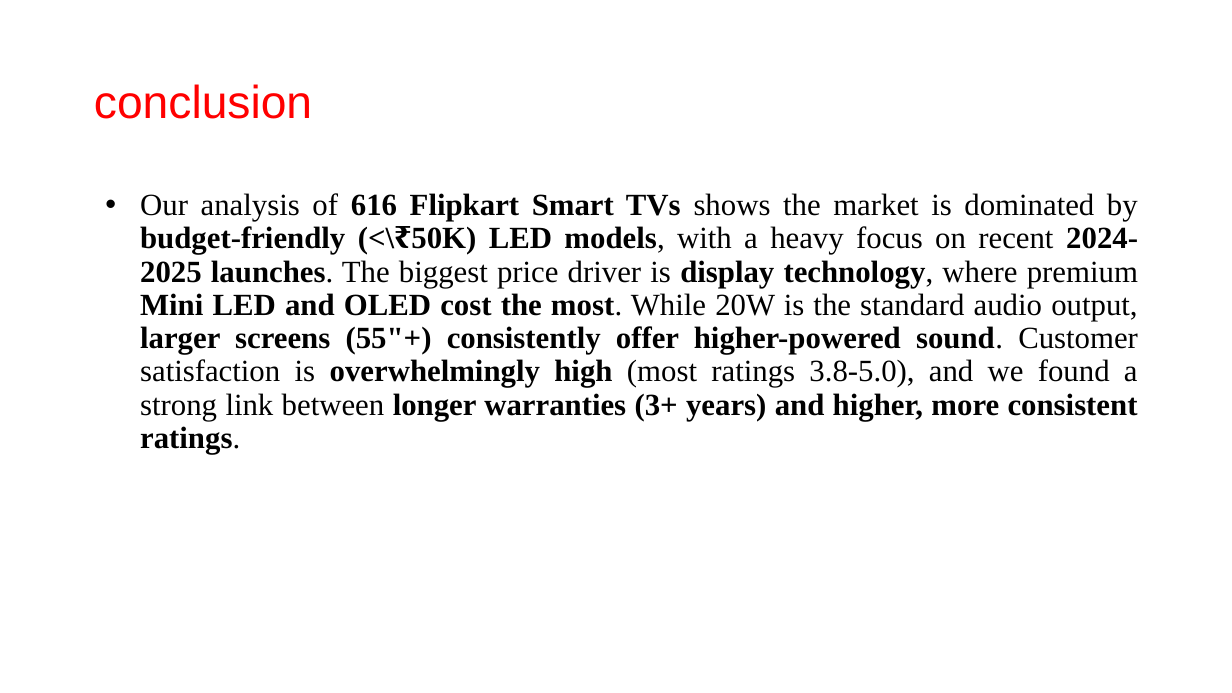
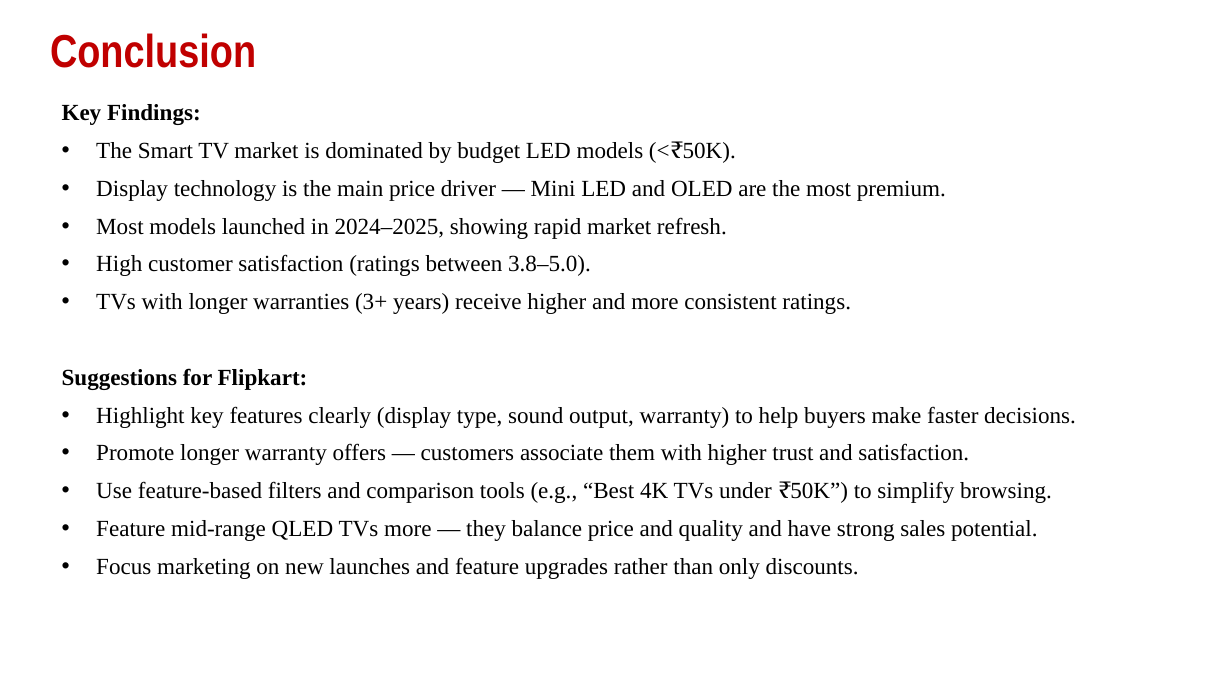
Before and after one commit to ManasaSiripurapu/smart-tv-analysis, a slide deck: slide 21 of SmartTV_DataAnalysis.pptx (slide 24 before the commit). Drawn at 1232x693 pixels with LibreOffice and Linux fonts; fonts in the diff are those of the drawing; background and template pictures are left out. Boxes give left, top, right and bottom in pixels: in the first picture for what was removed or moved away, otherwise in the second. Text is boxed around its words. In the diff, an @@ line names an element or a change of style, - is before the commit and + after.

```diff
--- a/SmartTV_DataAnalysis.pptx
+++ b/SmartTV_DataAnalysis.pptx
@@ title at <box>50,33,256,68</box>: text changed; font Arial to Arial Narrow; text colour #FF0000 to #C00000; bold on @@
-conclusion
+Conclusion
@@ text at <box>62,104,1076,579</box>: text changed; size 24 to 18 pt; bold off @@
-• Our analysis of 616 Flipkart Smart TVs shows the market is dominated by budget-friendly (<\₹50K) LED models, with a heavy focus on recent 2024-2025 launches. The biggest price driver is display technology, where premium Mini LED and OLED cost the most. While 20W is the standard audio output, larger screens (55"+) consistently offer higher-powered sound. Customer satisfaction is overwhelmingly high (most ratings 3.8-5.0), and we found a strong link between longer warranties (3+ years) and higher, more consistent ratings.
+Key Findings:
+• The Smart TV market is dominated by budget LED models (<₹50K).
+• Display technology is the main price driver — Mini LED and OLED are the most premium.
+• Most models launched in 2024–2025, showing rapid market refresh.
+• High customer satisfaction (ratings between 3.8–5.0).
+• TVs with longer warranties (3+ years) receive higher and more consistent ratings.
+Suggestions for Flipkart:
+• Highlight key features clearly (display type, sound output, warranty) to help buyers make faster decisions.
+• Promote longer warranty offers — customers associate them with higher trust and satisfaction.
+• Use feature-based filters and comparison tools (e.g., “Best 4K TVs under ₹50K”) to simplify browsing.
+• Feature mid-range QLED TVs more — they balance price and quality and have strong sales potential.
+• Focus marketing on new launches and feature upgrades rather than only discounts.
```
Also in this commit, not shown: 19 other slides changed, 1 slide added, 3 slides removed.
